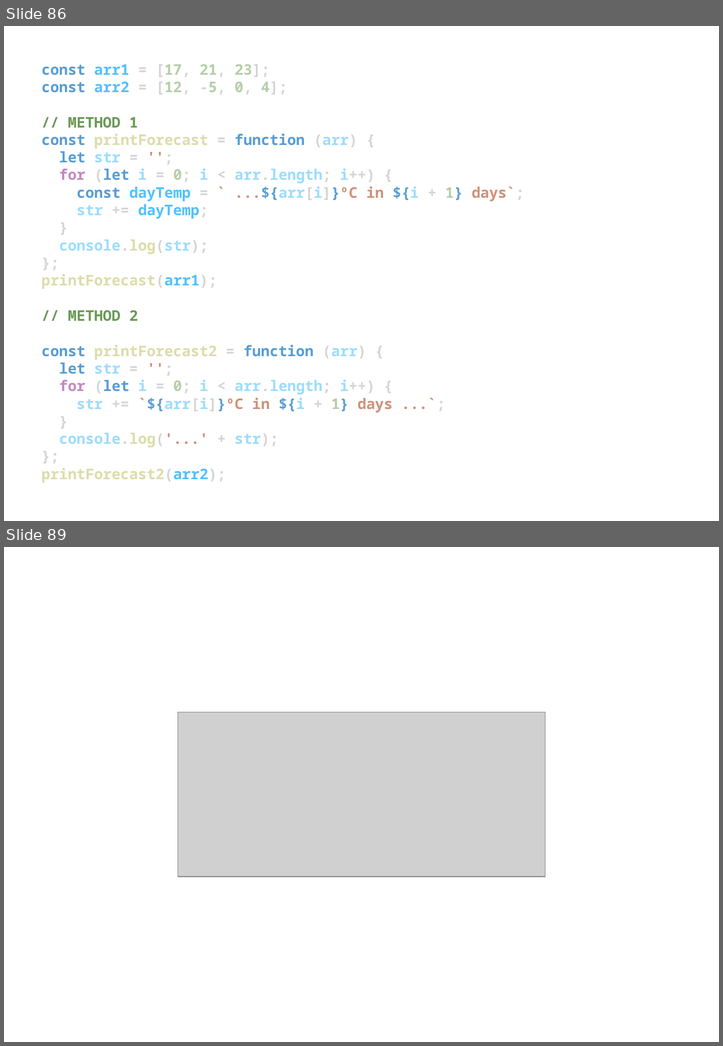
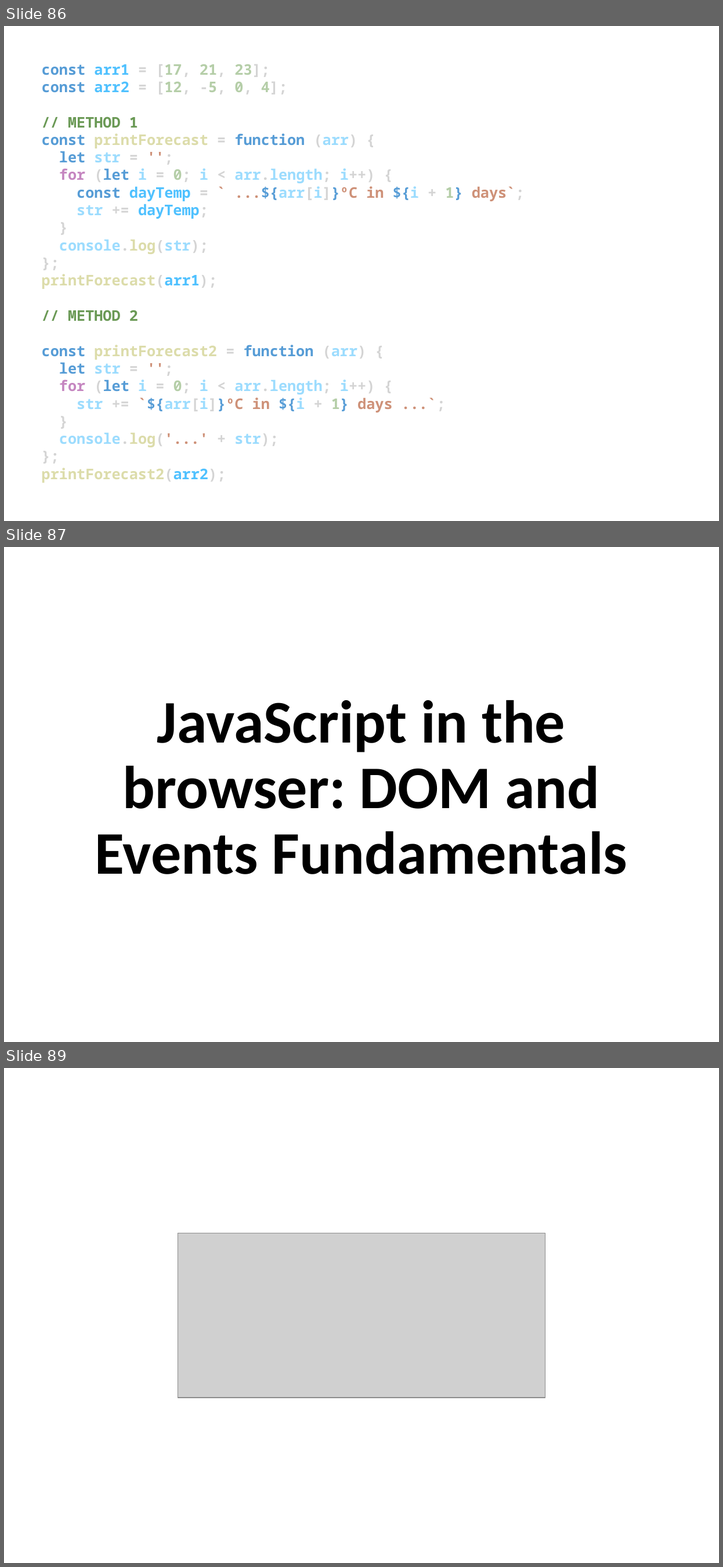
Before and after one commit to EL-EL-BCN/Complete-Javascript-Course, a slide deck: complete-javascript-course.pptx. Shown one above the other, each under a label of ours: slides 86 and 89 before the commit, slides 86, 87 and 89 after it; the slides between them are not shown. The pictures are 723x1046 and 723x1567 pixels, drawn with LibreOffice and Linux fonts; fonts in the diff are those of the drawing; grey boxes stand for pictures. Boxes give left, top, right and bottom in pixels: in the first picture for what was removed or moved away, otherwise in the second. Text is boxed around its words. In the diff, an @@ line names an element or a change of style, - is before the commit and + after.

```diff
--- a/complete-javascript-course.pptx
+++ b/complete-javascript-course.pptx
@@ slide 87 added at bbox=[4, 547, 719, 1042], background #FFFFFF @@
@@ text added at bbox=[95, 700, 627, 874], 66 pt, text #000000, bold @@
+JavaScript in the browser: DOM and Events Fundamentals
```
Also in this commit, not shown: 1 slide changed, 1 slide removed.
